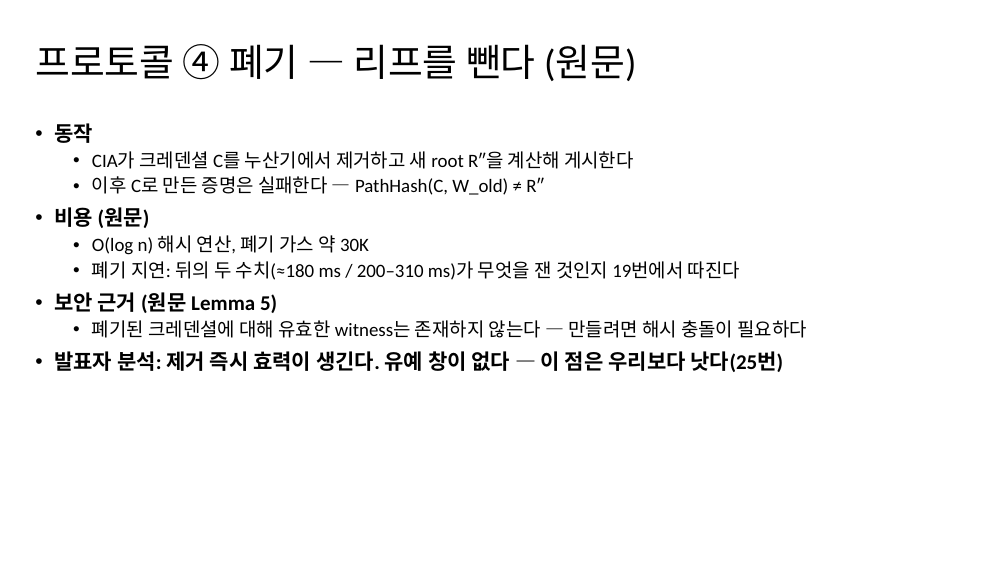
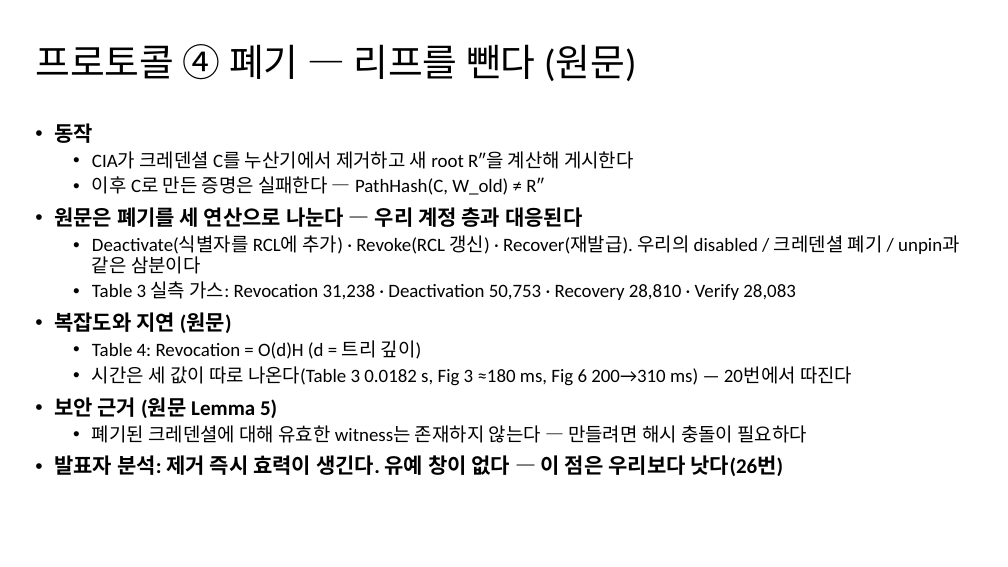
Before and after one commit to mhjung93/google-oidc-demo, a slide deck: slide 12 of documents/260903_seminar_BAAR.pptx. Drawn at 1008x567 pixels with LibreOffice and Linux fonts; fonts in the diff are those of the drawing; background and template pictures are left out. Boxes give left, top, right and bottom in pixels: in the first picture for what was removed or moved away, otherwise in the second. Text is boxed around its words. In the diff, an @@ line names an element or a change of style, - is before the commit and + after.

```diff
--- a/documents/260903_seminar_BAAR.pptx
+++ b/documents/260903_seminar_BAAR.pptx
@@ text at (54, 207, 959, 386): text changed @@
-• 비용 (원문)
-  • O(log n) 해시 연산, 폐기 가스 약 30K
-  • 폐기 지연: 뒤의 두 수치(≈180 ms / 200–310 ms)가 무엇을 잰 것인지 19번에서 따진다
+• 원문은 폐기를 세 연산으로 나눈다 — 우리 계정 층과 대응된다
+  • Deactivate(식별자를 RCL에 추가) · Revoke(RCL 갱신) · Recover(재발급). 우리의 disabled / 크레덴셜 폐기 / unpin과 같은 삼분이다
+  • Table 3 실측 가스: Revocation 31,238 · Deactivation 50,753 · Recovery 28,810 · Verify 28,083
+• 복잡도와 지연 (원문)
+  • Table 4: Revocation = O(d)H (d = 트리 깊이)
+  • 시간은 세 값이 따로 나온다(Table 3 0.0182 s, Fig 3 ≈180 ms, Fig 6 200→310 ms) — 20번에서 따진다
@@ text at (54, 455, 784, 476): text changed @@
-• 발표자 분석: 제거 즉시 효력이 생긴다. 유예 창이 없다 — 이 점은 우리보다 낫다(25번)
+• 발표자 분석: 제거 즉시 효력이 생긴다. 유예 창이 없다 — 이 점은 우리보다 낫다(26번)
```
Also in this commit, not shown: 10 other slides changed, 2 slides added, 1 slide removed, 3 other files.
